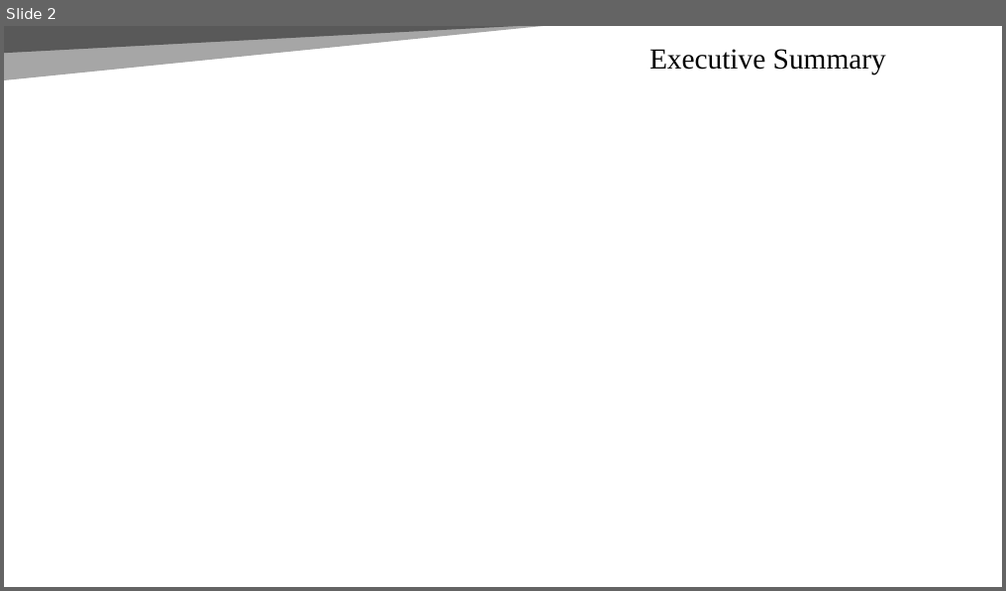
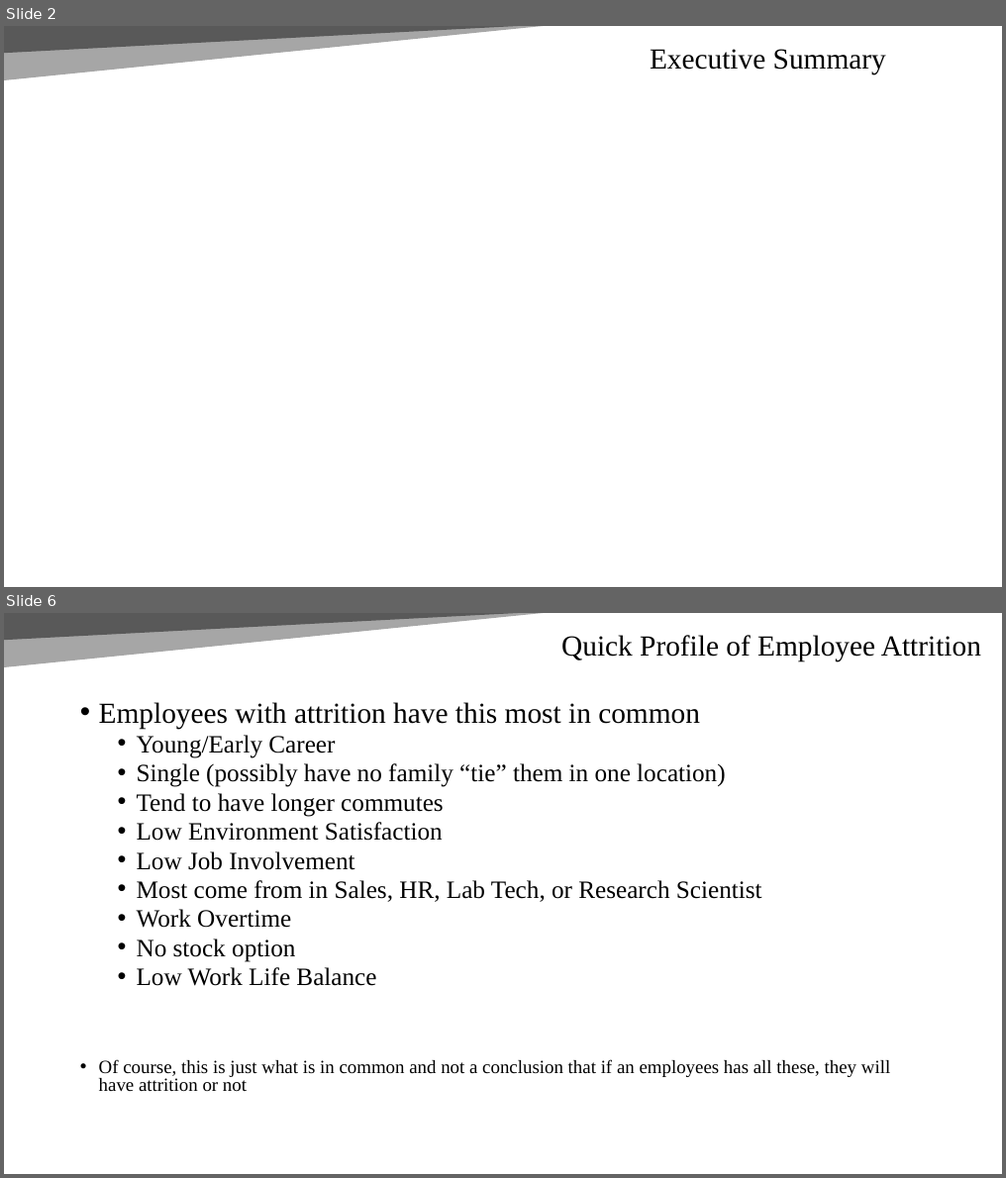
Before and after one commit to Abillelatus/CaseStudy2DDS, a slide deck: CaseStudy2DDS.pptx. Shown one above the other, each under a label of ours: slide 2 before the commit, slides 2 and 6 after it; the slides between them are not shown. The pictures are 1006x591 and 1006x1178 pixels, drawn with LibreOffice and Linux fonts; fonts in the diff are those of the drawing. Boxes give left, top, right and bottom in pixels: in the first picture for what was removed or moved away, otherwise in the second. Text is boxed around its words. In the diff, an @@ line names an element or a change of style, - is before the commit and + after.

```diff
--- a/CaseStudy2DDS.pptx
+++ b/CaseStudy2DDS.pptx
@@ slide 6 added at bbox=[4, 613, 1002, 1174], background #FFFFFF; not listed: 2 template elements that a slide beside it also shows @@
@@ title added at bbox=[561, 635, 981, 662], 28 pt, text #000000 @@
+Quick Profile of Employee Attrition
@@ text added at bbox=[99, 702, 890, 1092], 24 pt, text #000000 @@
+• Employees with attrition have this most in common
+  • Young/Early Career
+  • Single (possibly have no family “tie” them in one location)
+  • Tend to have longer commutes
+  • Low Environment Satisfaction
+  • Low Job Involvement
+  • Most come from in Sales, HR, Lab Tech, or Research Scientist
+  • Work Overtime
+  • No stock option
+  • Low Work Life Balance
+• Of course, this is just what is in common and not a conclusion that if an employees has all these, they will have attrition or not
```
Also in this commit, not shown: 9 other slides added, 4 other files.
